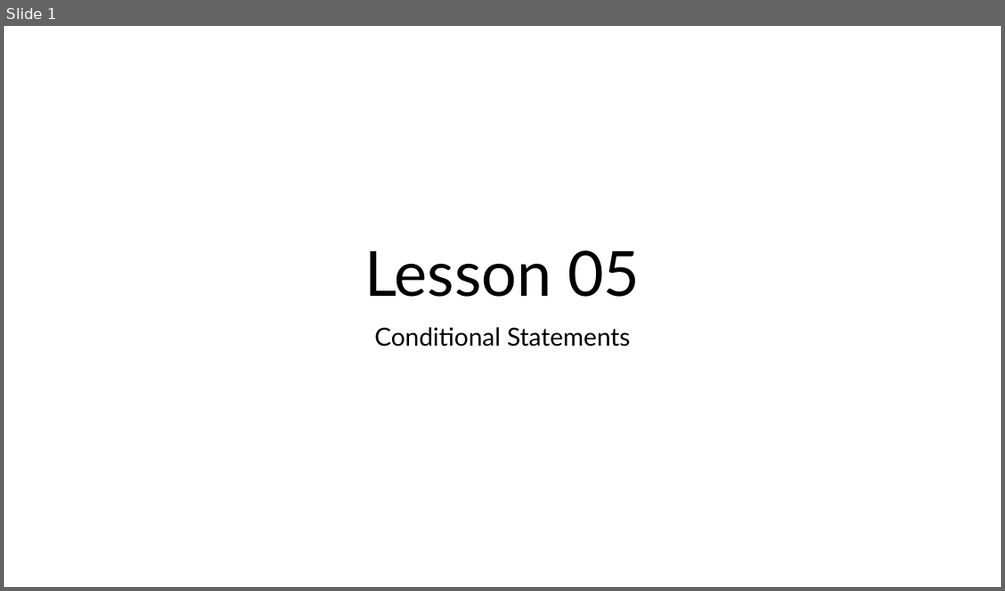
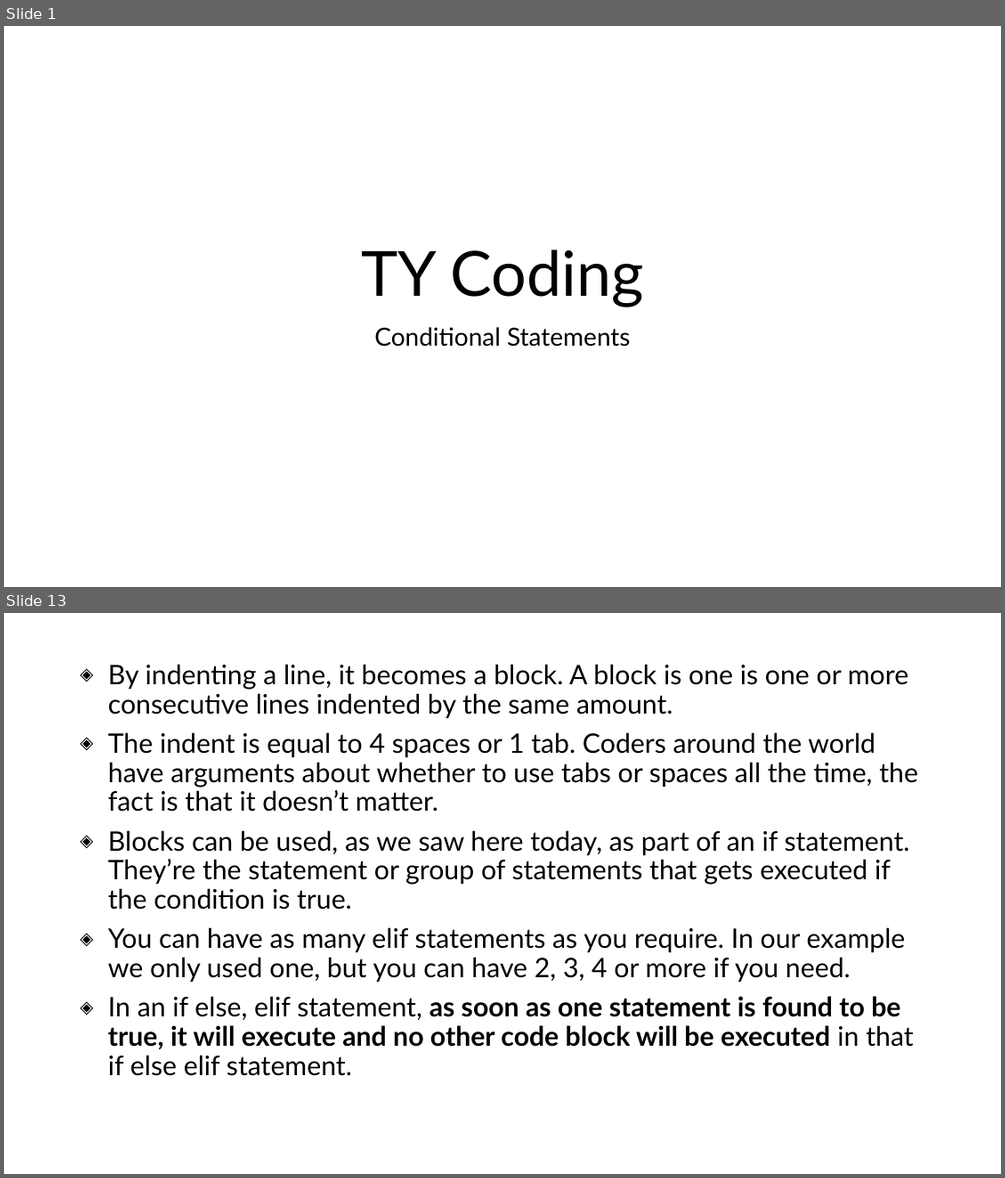
Before and after one commit to JFinnTeacher/TY-Introduction-to-Coding-with-Python, a slide deck: Lesson 05 - Conditional Statements/Teaching Resources/Lesson 05 - Conditional Statements.pptx. Shown one above the other, each under a label of ours: slide 1 before the commit, slides 1 and 13 after it; the slides between them are not shown. The pictures are 1005x591 and 1005x1178 pixels, drawn with LibreOffice and Linux fonts; fonts in the diff are those of the drawing; background and template pictures are left out. Boxes give left, top, right and bottom in pixels: in the first picture for what was removed or moved away, otherwise in the second. Text is boxed around its words. In the diff, an @@ line names an element or a change of style, - is before the commit and + after.

```diff
--- a/Lesson 05 - Conditional Statements/Teaching Resources/Lesson 05 - Conditional Statements.pptx
+++ b/Lesson 05 - Conditional Statements/Teaching Resources/Lesson 05 - Conditional Statements.pptx
@@ slide 13 added at [4,613,1001,1174], background #FFFFFF @@
@@ text added at [108,664,918,1076], 25.9 pt, text #000000 @@
+◈ By indenting a line, it becomes a block. A block is one is one or more consecutive lines indented by the same amount.
+◈ The indent is equal to 4 spaces or 1 tab. Coders around the world have arguments about whether to use tabs or spaces all the time, the fact is that it doesn’t matter.
+◈ Blocks can be used, as we saw here today, as part of an if statement. They’re the statement or group of statements that gets executed if the condition is true.
+◈ You can have as many elif statements as you require. In our example we only used one, but you can have 2, 3, 4 or more if you need.
+◈ In an if else, elif statement, as soon as one statement is found to be true, it will execute and no other code block will be executed in that if else elif statement.
@@ slide 1 changed as well @@
@@ title at [361,249,643,307]: text changed @@
-Lesson 05
+TY Coding
```
Also in this commit, not shown: 12 other slides added, 9 other files.
